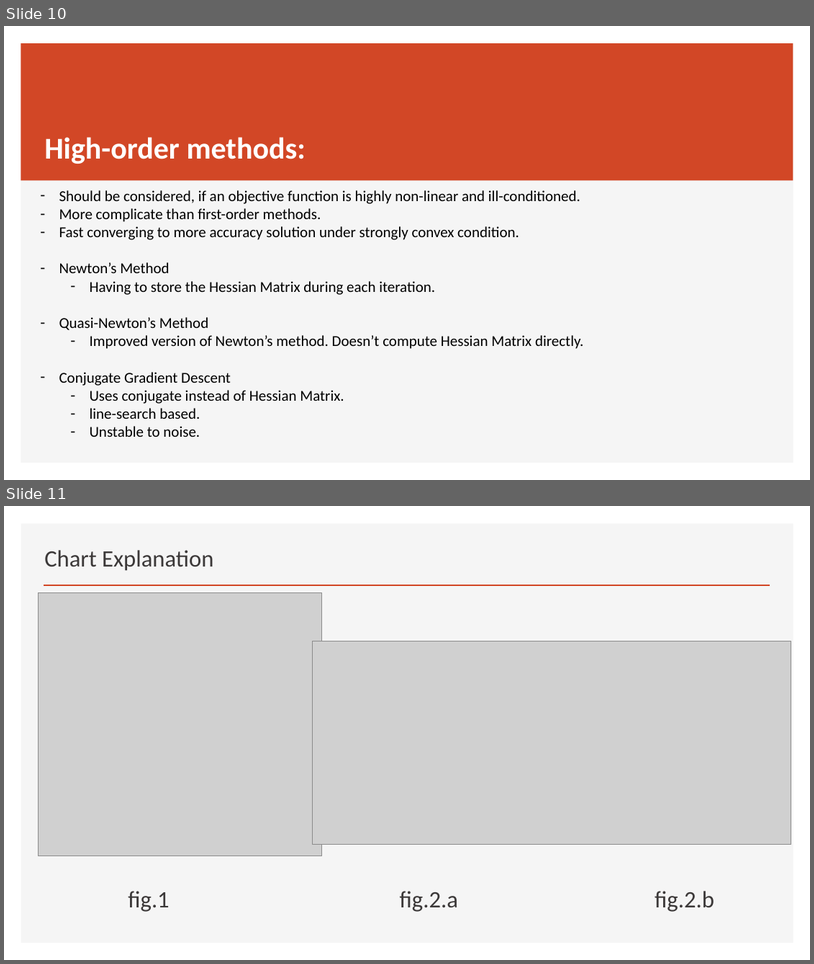
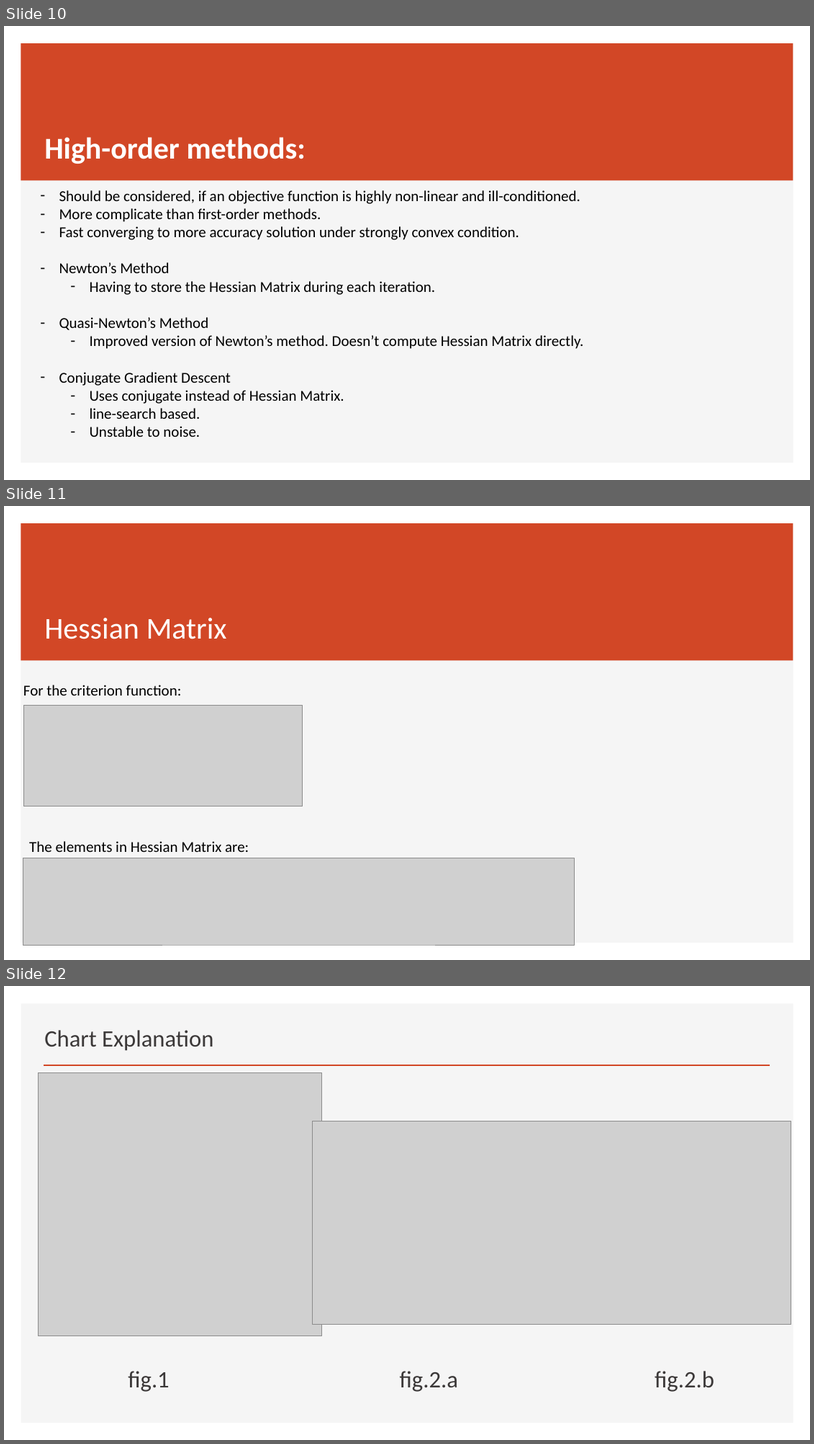
Before and after one commit to JiadaoZ22/ECE662, a slide deck: presentation/submission3_optimization.pptx. Shown one above the other, each under a label of ours: slides 10 and 11 before the commit, slides 10, 11 and 12 after it. The pictures are 814x964 and 814x1444 pixels, drawn with LibreOffice and Linux fonts; fonts in the diff are those of the drawing; grey boxes stand for pictures. Boxes give left, top, right and bottom in pixels: in the first picture for what was removed or moved away, otherwise in the second. Text is boxed around its words. In the diff, an @@ line names an element or a change of style, - is before the commit and + after.

Commit message:
2.26

```diff
--- a/presentation/submission3_optimization.pptx
+++ b/presentation/submission3_optimization.pptx
@@ slide 11 added at [4, 506, 810, 960], background #FFFFFF; not listed: 2 template elements that a slide beside it also shows @@
@@ title added at [44, 618, 227, 639], 36 pt, text #FFFFFF @@
+Hessian Matrix
@@ text added at [23, 685, 182, 695], 18 pt, text #000000 @@
+For the criterion function:
@@ picture added at [23, 705, 302, 807] @@
@@ text added at [29, 841, 249, 852], 18 pt, text #000000 @@
+The elements in Hessian Matrix are:
@@ picture added at [23, 858, 574, 944] @@
@@ what was slide 11 is now slide 12 @@
```
